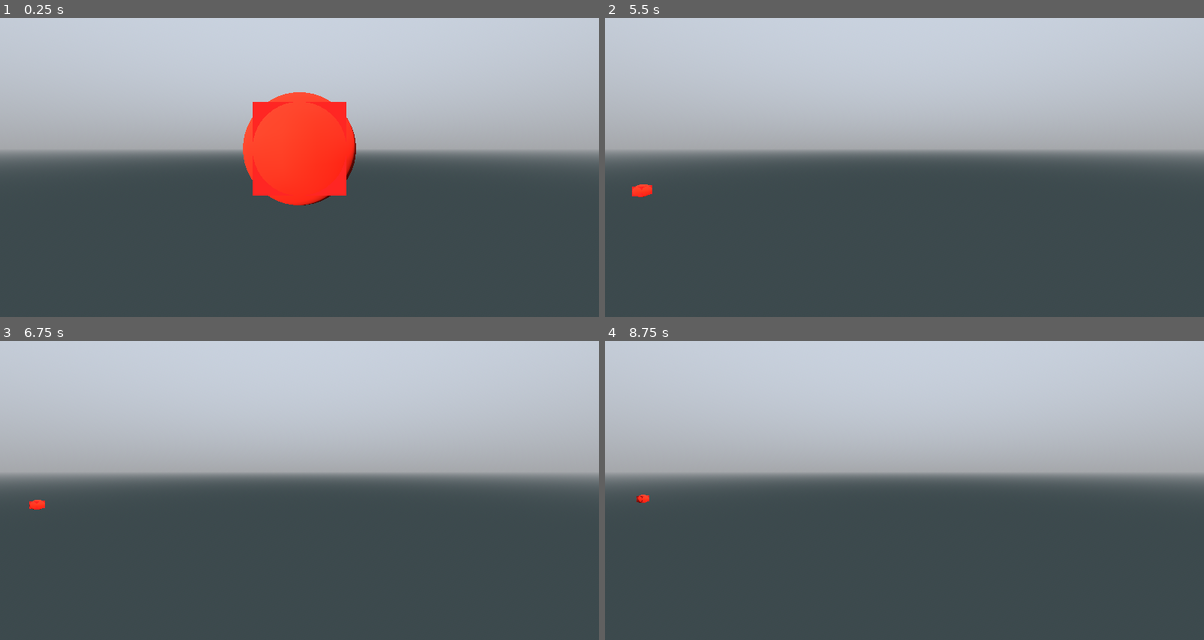
Above: before the commit, frames 1-4 (two rows, left to right).
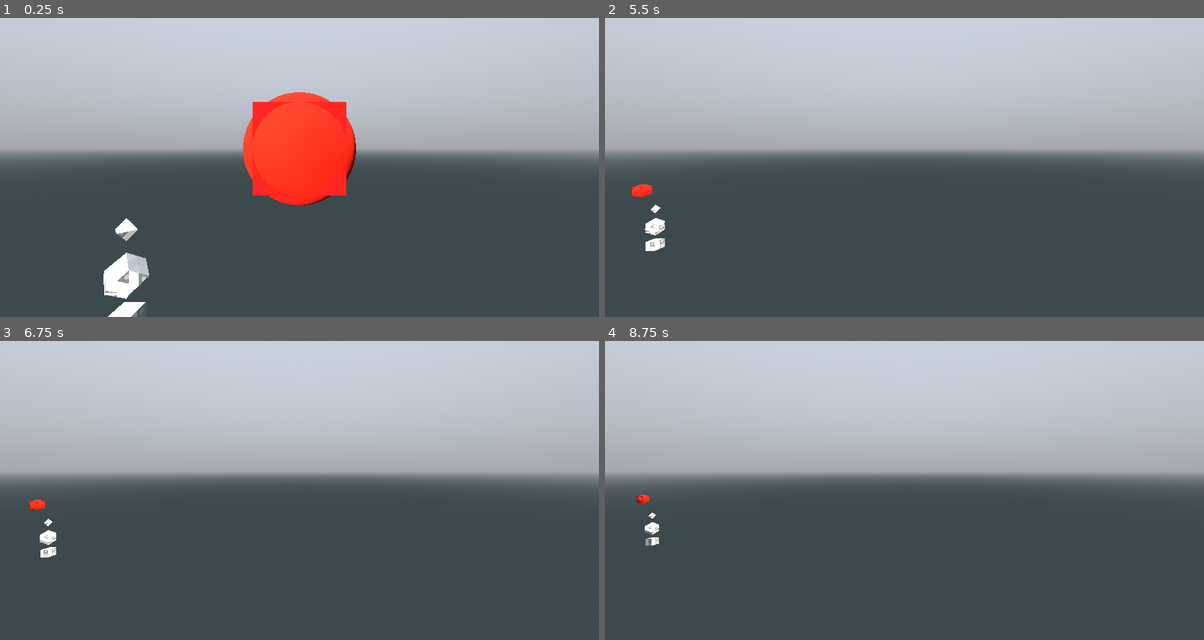
Above: after the commit, the same moments.

Repository: pixerhp/Hatchetflair
Game: Godot game, scene res://topscenes/gameplay_topscene.tscn
Same seed, same stepped clock (60 frames per second), same inputs: the game is played once before the commit and once after it.
Inputs (mouse positions are in pixels of both pictures, inside the frame that each line leads up to):
- Up to frame 1 (0.25 s): no input
- Up to frame 2 (5.5 s): tap Enter at 0.5, 2, 3.5 s; move the mouse to (1036, 131) at 0.52 s; hold D (move_right) 0.53-1.28 s; hold Shift (speed_faster) 0.53-1.28 s; click (1036, 131) at 0.67 s; tap Space (move_jump_up) at 1.25, 2.75, 4.25 s; move the mouse to (784, 164) at 1.27 s; hold S (move_backwards) 1.28-2.03 s; tap Ctrl (speed_slower) at 1.35, 2.85, 4.35 s; move the mouse to (964, 74) at 2.02 s; hold D (move_right) 2.03-2.78 s; hold Shift (speed_faster) 2.03-2.78 s; move the mouse to (874, 215) at 2.77 s; hold W (move_forwards) 2.78-3.53 s; click (874, 215) at 2.92 s; move the mouse to (1084, 200) at 3.52 s; hold Shift (speed_faster) 3.53-4.28 s; hold A (move_left) 3.53-5.03 s; move the mouse to (724, 98) at 4.27 s; move the mouse to (934, 149) at 5.02 s; hold S (move_backwards) from 5.03 s (still down); hold Shift (speed_faster) from 5.03 s (still down); click (934, 149) at 5.17 s
- Up to frame 3 (6.75 s): move the mouse to (209, 388) at 5.77 s; release S (move_backwards) at 5.78 s; release Shift (speed_faster) at 5.78 s; hold D (move_right) 5.78-6.53 s; tap Ctrl (speed_slower) at 5.85 s; move the mouse to (431, 454) at 6.52 s; hold W (move_forwards) from 6.53 s (still down); hold Shift (speed_faster) from 6.53 s (still down)
- Up to frame 4 (8.75 s): move the mouse to (784, 487) at 7.27 s; release W (move_forwards) at 7.28 s; release Shift (speed_faster) at 7.28 s; hold D (move_right) 7.28-8.03 s; tap Ctrl (speed_slower) at 7.35 s; click (784, 487) at 7.42 s; move the mouse to (964, 397) at 8.02 s; hold S (move_backwards) from 8.03 s (still down); hold Shift (speed_faster) from 8.03 s (still down)

The runs differ from the first frame. In frame 1, 1.2% of the frame differs, in the area x 17-25%, y 66-100%; in frame 2, 0.3%; in frame 3, 0.2%; in frame 4, 0.1%.

Commit message:
Update tile meshing to fully utilize new shader
(Also, update the shader fragment code to utilize vertex coloring being multiplied to albedo texture color.)

Diff:
--- a/assets/substance_assets/subst_shader.gdshader
+++ b/assets/substance_assets/subst_shader.gdshader
@@ -17,9 +17,9 @@
 }
 
 void fragment() { // Called for every pixel the material is visible on.
-	vec4 color = texture(albedos_textures, vec3(UV.xy, albedos_index));
-	ALPHA = color.a;
-	ALBEDO = color.rgb;
+	vec4 albtex_color = texture(albedos_textures, vec3(UV.xy, albedos_index));
+	ALPHA = albtex_color.a;
+	ALBEDO = albtex_color.rgb * COLOR.rgb;
 	NORMAL_MAP = texture(normals_textures, vec3(-UV.xy, normals_index)).rgb;
 	vec4 special = texture(specials_textures, vec3(UV.xy, specials_index));
 	METALLIC = special.r;
--- a/scripts/autoloaded/tchunks_utils.gd
+++ b/scripts/autoloaded/tchunks_utils.gd
@@ -17,14 +17,14 @@
 	Vector3i(0, 0, -1), Vector3i(0, 0, 1),
 ]
 const ts_tess_cube_verts: PackedVector3Array = [
-	Vector3(0, 0, 0)-TCHUNK_HS,Vector3(0, 1, 0)-TCHUNK_HS,Vector3(0, 0, 1)-TCHUNK_HS,Vector3(0, 1, 1)-TCHUNK_HS,
-	Vector3(1, 0, 1)-TCHUNK_HS,Vector3(1, 1, 1)-TCHUNK_HS,Vector3(1, 0, 0)-TCHUNK_HS,Vector3(1, 1, 0)-TCHUNK_HS,
-
-	Vector3(1, 0, 0)-TCHUNK_HS,Vector3(0, 0, 0)-TCHUNK_HS,Vector3(1, 0, 1)-TCHUNK_HS,Vector3(0, 0, 1)-TCHUNK_HS,
-	Vector3(0, 1, 0)-TCHUNK_HS,Vector3(1, 1, 0)-TCHUNK_HS,Vector3(0, 1, 1)-TCHUNK_HS,Vector3(1, 1, 1)-TCHUNK_HS,
-
-	Vector3(1, 0, 0)-TCHUNK_HS,Vector3(1, 1, 0)-TCHUNK_HS,Vector3(0, 0, 0)-TCHUNK_HS,Vector3(0, 1, 0)-TCHUNK_HS,
-	Vector3(0, 0, 1)-TCHUNK_HS,Vector3(0, 1, 1)-TCHUNK_HS,Vector3(1, 0, 1)-TCHUNK_HS,Vector3(1, 1, 1)-TCHUNK_HS,
+	Vector3(0, 0, 0)-TCHUNK_HS, Vector3(0, 1, 0)-TCHUNK_HS, Vector3(0, 0, 1)-TCHUNK_HS, Vector3(0, 1, 1)-TCHUNK_HS,
+	Vector3(1, 0, 1)-TCHUNK_HS, Vector3(1, 1, 1)-TCHUNK_HS, Vector3(1, 0, 0)-TCHUNK_HS, Vector3(1, 1, 0)-TCHUNK_HS,
+
+	Vector3(1, 0, 0)-TCHUNK_HS, Vector3(0, 0, 0)-TCHUNK_HS, Vector3(1, 0, 1)-TCHUNK_HS, Vector3(0, 0, 1)-TCHUNK_HS,
+	Vector3(0, 1, 0)-TCHUNK_HS, Vector3(1, 1, 0)-TCHUNK_HS, Vector3(0, 1, 1)-TCHUNK_HS, Vector3(1, 1, 1)-TCHUNK_HS,
+
+	Vector3(1, 0, 0)-TCHUNK_HS, Vector3(1, 1, 0)-TCHUNK_HS, Vector3(0, 0, 0)-TCHUNK_HS, Vector3(0, 1, 0)-TCHUNK_HS,
+	Vector3(0, 0, 1)-TCHUNK_HS, Vector3(0, 1, 1)-TCHUNK_HS, Vector3(1, 0, 1)-TCHUNK_HS, Vector3(1, 1, 1)-TCHUNK_HS,
 ]
 # (Tesselated cube doesn't have norms because we can reuse index 0-5 of 'move' as them.)
 
--- a/scripts/tchunks_manager.gd
+++ b/scripts/tchunks_manager.gd
@@ -10,6 +10,7 @@
 	static var blank_tc27: Array[TChunk] = []
 
 	var tc_coords: Vector3i = Vector3i(0,0,0)
+	# var local_biome_data ?
 	var tile_shapes: PackedByteArray = []
 	var tile_substs: PackedInt32Array = []
 
@@ -67,6 +68,11 @@
 		tc_27[13] = self # Set self as center of the 3x3x3 chunks.
 		var surf_verts: PackedVector3Array = []
 		var surf_norms: PackedVector3Array = []
+		var surf_uvs: PackedVector2Array = []
+		var surf_colors: PackedColorArray = []
+		var surf_texinds_a: PackedByteArray = []
+		var surf_texinds_b: PackedByteArray = []
+
 		for i in range(TCU.TCHUNK_T):
 			match tile_shapes[i]:
 				TILE_SHAPE.NO_DATA:
@@ -74,45 +80,56 @@
 						str(tc_coords), " tile coords: ", t_xyz_from_i(i))
 					continue
 				TILE_SHAPE.EMPTY:
-					mesh_empty(t_xyz_from_i(i), tc_27, surf_verts, surf_norms)
+					mesh_empty(t_xyz_from_i(i), tc_27,
+					surf_verts, surf_norms, surf_uvs, surf_colors, surf_texinds_a, surf_texinds_b)
 				TILE_SHAPE.MARCH_ANG:
-					mesh_march_ang(t_xyz_from_i(i), tc_27, surf_verts, surf_norms)
+					mesh_march_ang(t_xyz_from_i(i), tc_27,
+					surf_verts, surf_norms, surf_uvs, surf_colors, surf_texinds_a, surf_texinds_b)
 				TILE_SHAPE.TESS_CUBE:
-					mesh_tess_cube(t_xyz_from_i(i), tc_27, surf_verts, surf_norms)
+					mesh_tess_cube(t_xyz_from_i(i), tc_27,
+					surf_verts, surf_norms, surf_uvs, surf_colors, surf_texinds_a, surf_texinds_b)
 				TILE_SHAPE.TESS_RHOMBDO:
-					mesh_tess_rhombdo(t_xyz_from_i(i), tc_27, surf_verts, surf_norms)
+					mesh_tess_rhombdo(t_xyz_from_i(i), tc_27,
+					surf_verts, surf_norms, surf_uvs, surf_colors, surf_texinds_a, surf_texinds_b)
+
+		print(surf_colors)
 
 		var mesh_surface: Array = []
 		mesh_surface.resize(Mesh.ARRAY_MAX)
 		mesh_surface[Mesh.ARRAY_VERTEX] = surf_verts
 		mesh_surface[Mesh.ARRAY_NORMAL] = surf_norms
-
-		## Give each triangle a random color, for testing/debug purposes.
-		#var surf_colors: PackedColorArray = []
-		#var color: Color
-		#for i in surf_verts.size():
-			#if i%3 == 0:
-				#color = Color.from_hsv(randf_range(0,1), 0.75, 1)
-			#surf_colors.append(color)
-		#mesh_surface[Mesh.ARRAY_COLOR] = surf_colors
-
-		var test_mat: ShaderMaterial = load("res://assets/substance_rendering/subst_mat.tres")
-		#test_mat.albedo_color = Color.WHITE
-		#test_mat.vertex_color_use_as_albedo = true
-		test_mat.set_shader_parameter("albedo_textures", ChemCraft.albedos_texarray)
-		test_mat.set_shader_parameter("normal_map_textures", ChemCraft.normals_texarray)
-		test_mat.set_shader_parameter("specials_textures", ChemCraft.specials_texarray)
-		if surf_verts.size() > 0:
+		mesh_surface[Mesh.ARRAY_TEX_UV] = surf_uvs
+		mesh_surface[Mesh.ARRAY_COLOR] = surf_colors
+		mesh_surface[Mesh.ARRAY_CUSTOM0] = surf_texinds_a
+		mesh_surface[Mesh.ARRAY_CUSTOM1] = surf_texinds_b
+
+		var shader_material: ShaderMaterial = load("res://assets/substance_assets/subst_mat.tres")
+		#shader_material.vertex_color_use_as_albedo = true
+		shader_material.set_shader_parameter("albedos_textures", ChemCraft.albedos_texarray)
+		shader_material.set_shader_parameter("normals_textures", ChemCraft.normals_texarray)
+		shader_material.set_shader_parameter("specials_textures", ChemCraft.specials_texarray)
+
+		var format = (
+			Mesh.ARRAY_CUSTOM0 | Mesh.ARRAY_CUSTOM_RGBA8_UNORM |
+			Mesh.ARRAY_CUSTOM1 | Mesh.ARRAY_CUSTOM_RGBA8_UNORM
+		)
+
+		if not surf_verts.is_empty():
 			array_mesh.add_surface_from_arrays(
 				Mesh.PRIMITIVE_TRIANGLES,
 				mesh_surface,
-			)
-			array_mesh.surface_set_material(0, test_mat)
+				[],
+				{},
+				format,)
+			array_mesh.surface_set_material(0, shader_material)
+
 		mesh_instance_node.mesh = array_mesh
 
 	func mesh_empty(
 		pos: Vector3i, tc_27: Array[TChunk],
 		verts_ref: PackedVector3Array, norms_ref: PackedVector3Array,
+		uvs_ref: PackedVector2Array, colors_ref: PackedColorArray,
+		texinds_a_ref: PackedByteArray, texinds_b_ref: PackedByteArray,
 	):
 		# Check for and conditionally attempt to mesh marching cube sections.
 		var neighbor_shapes: PackedByteArray = []
@@ -126,18 +143,24 @@
 				(neighbor_shapes[((i/2)%2)+2] == TILE_SHAPE.MARCH_ANG) or
 				(neighbor_shapes[((i/4)%2)+4] == TILE_SHAPE.MARCH_ANG)
 			):
-				mesh_march_ang_sect(pos, i, tc_27, verts_ref, norms_ref)
+				mesh_march_ang_sect(pos, i, tc_27,
+			verts_ref, norms_ref, uvs_ref, colors_ref, texinds_a_ref, texinds_b_ref)
 
 	func mesh_march_ang(
 		pos: Vector3i, tc_27: Array[TChunk],
 		verts_ref: PackedVector3Array, norms_ref: PackedVector3Array,
+		uvs_ref: PackedVector2Array, colors_ref: PackedColorArray,
+		texinds_a_ref: PackedByteArray, texinds_b_ref: PackedByteArray,
 	):
 		for section in range(8):
-			mesh_march_ang_sect(pos, section, tc_27, verts_ref, norms_ref)
+			mesh_march_ang_sect(pos, section, tc_27,
+			verts_ref, norms_ref, uvs_ref, colors_ref, texinds_a_ref, texinds_b_ref)
 
 	func mesh_march_ang_sect(
 		pos: Vector3i, sect: int, tc_27: Array[TChunk],
 		verts_ref: PackedVector3Array, norms_ref: PackedVector3Array,
+		uvs_ref: PackedVector2Array, colors_ref: PackedColorArray,
+		texinds_a_ref: PackedByteArray, texinds_b_ref: PackedByteArray,
 	):
 		var comb: int = 0b00000000
 		var move: Vector3i = Vector3i()
@@ -160,10 +183,15 @@
 				])))
 				norms_ref.append(norms_ref[norms_ref.size() - 1])
 				norms_ref.append(norms_ref[norms_ref.size() - 2])
+				uvs_ref.append_array([Vector2(0,0), Vector2(1,0), Vector2(0,1)])
+				mesh_append_substance_data(tc_27[13].tile_substs[t_i_from_xyz(pos)], 3,
+					colors_ref, texinds_a_ref, texinds_b_ref)
 
 	func mesh_tess_cube(
 		pos: Vector3i, tc_27: Array[TChunk],
 		verts_ref: PackedVector3Array, norms_ref: PackedVector3Array,
+		uvs_ref: PackedVector2Array, colors_ref: PackedColorArray,
+		texinds_a_ref: PackedByteArray, texinds_b_ref: PackedByteArray,
 	):
 		for j: int in range(6):
 			match tc_27[get_tc27_tchunk_i(pos, TCU.ts_tess_cube_move[j])
@@ -182,10 +210,16 @@
 				Vector3(TCU.ts_tess_cube_move[j]), Vector3(TCU.ts_tess_cube_move[j]),
 				Vector3(TCU.ts_tess_cube_move[j]), Vector3(TCU.ts_tess_cube_move[j]),
 				Vector3(TCU.ts_tess_cube_move[j]), Vector3(TCU.ts_tess_cube_move[j]),])
+			uvs_ref.append_array([Vector2(0,1), Vector2(0,0), Vector2(1,1),
+				Vector2(0,0), Vector2(1,0), Vector2(1,1)])
+			mesh_append_substance_data(tc_27[13].tile_substs[t_i_from_xyz(pos)], 6,
+				colors_ref, texinds_a_ref, texinds_b_ref)
 
 	func mesh_tess_rhombdo(
 		pos: Vector3i, tc_27: Array[TChunk],
 		verts_ref: PackedVector3Array, norms_ref: PackedVector3Array,
+		uvs_ref: PackedVector2Array, colors_ref: PackedColorArray,
+		texinds_a_ref: PackedByteArray, texinds_b_ref: PackedByteArray,
 	):
 		var tri_cull_bits: int = 0b11
 		for j in range(12): # Check whether whole face should be culled:
@@ -226,19 +260,57 @@
 					norms_ref.append_array([
 						TCU.ts_tess_rhombdo_norms[j], TCU.ts_tess_rhombdo_norms[j],
 						TCU.ts_tess_rhombdo_norms[j],])
+					uvs_ref.append_array([Vector2(0,0), Vector2(1,0), Vector2(0,1)])
+					mesh_append_substance_data(tc_27[13].tile_substs[t_i_from_xyz(pos)], 3,
+						colors_ref, texinds_a_ref, texinds_b_ref)
 				0b11:
 					norms_ref.append_array([
 						TCU.ts_tess_rhombdo_norms[j], TCU.ts_tess_rhombdo_norms[j],
 						TCU.ts_tess_rhombdo_norms[j], TCU.ts_tess_rhombdo_norms[j],
 						TCU.ts_tess_rhombdo_norms[j], TCU.ts_tess_rhombdo_norms[j],])
+					uvs_ref.append_array([Vector2(0,0), Vector2(1,0), Vector2(0,1)])
+					uvs_ref.append_array([Vector2(0,0), Vector2(1,0), Vector2(0,1)])
+					mesh_append_substance_data(tc_27[13].tile_substs[t_i_from_xyz(pos)], 6,
+						colors_ref, texinds_a_ref, texinds_b_ref)
+
+	func mesh_append_substance_data(
+		subst_ind: int, num_of_verts_with_same_data: int,
+		colors_ref: PackedColorArray,
+		texinds_a_ref: PackedByteArray, texinds_b_ref: PackedByteArray,
+	):
+		colors_ref.append(ChemCraft.SUBSTANCES[subst_ind].vert_color)
+		texinds_a_ref.append((ChemCraft.SUBSTANCES[subst_ind].albedo_ind & 0b111111110000000000000000) >> 16)
+		texinds_a_ref.append((ChemCraft.SUBSTANCES[subst_ind].albedo_ind & 0b000000001111111100000000) >> 8)
+		texinds_a_ref.append(ChemCraft.SUBSTANCES[subst_ind].albedo_ind & 0b000000000000000011111111)
+		texinds_b_ref.append((ChemCraft.SUBSTANCES[subst_ind].normal_ind & 0b111111110000000000000000) >> 16)
+		texinds_b_ref.append((ChemCraft.SUBSTANCES[subst_ind].normal_ind & 0b000000001111111100000000) >> 8)
+		texinds_b_ref.append(ChemCraft.SUBSTANCES[subst_ind].normal_ind & 0b000000000000000011111111)
+		texinds_a_ref.append((ChemCraft.SUBSTANCES[subst_ind].special_ind & 0b000000001111111100000000) >> 8)
+		texinds_b_ref.append(ChemCraft.SUBSTANCES[subst_ind].special_ind & 0b000000000000000011111111)
+
+		# Copy the data for each additional vertex which needs to use the same data:
+		for i in range(0, num_of_verts_with_same_data - 1, 1):
+			colors_ref.append(colors_ref[colors_ref.size() - 1])
+			texinds_a_ref.append_array([
+				texinds_a_ref[texinds_a_ref.size() - 4], texinds_a_ref[texinds_a_ref.size() - 3],
+				texinds_a_ref[texinds_a_ref.size() - 2], texinds_a_ref[texinds_a_ref.size() - 1]])
+			texinds_b_ref.append_array([
+				texinds_b_ref[texinds_b_ref.size() - 4], texinds_b_ref[texinds_b_ref.size() - 3],
+				texinds_b_ref[texinds_b_ref.size() - 2], texinds_b_ref[texinds_b_ref.size() - 1]])
 
 func _init():
 	TChunk.blank_tc27.resize(27)
 	TChunk.blank_tc27.fill(TChunk.new())
 
 func _ready():
-	#var test_chunk: TChunk = TChunk.new()
-	#test_chunk.tile_shapes.fill(TILE_SHAPE.EMPTY)
+	var test_chunk: TChunk = TChunk.new()
+	test_chunk.tile_shapes.fill(TILE_SHAPE.EMPTY)
+	test_chunk.tile_substs.fill(ChemCraft.subst_name_to_i.get("test", 0))
+
+	test_chunk.tile_shapes[0] = TILE_SHAPE.TESS_CUBE
+	test_chunk.tile_shapes[32] = TILE_SHAPE.TESS_RHOMBDO
+	test_chunk.tile_shapes[64] = TILE_SHAPE.MARCH_ANG
+
 	#test_chunk.randomize_tiles()
 
 	#var test_placements: Array[Vector3i] = [
@@ -253,8 +325,8 @@
 		#test_chunk.tile_shapes[pos.x + (16*pos.y) + (256*pos.z)] = TILE_SHAPE.MARCH_ANG
 
 
-	#test_chunk.generate_mesh()
-	#add_child(test_chunk.mesh_instance_node)
+	test_chunk.generate_mesh()
+	add_child(test_chunk.mesh_instance_node)
 
 	#generate_test_mesh()
 	pass
@@ -273,6 +345,10 @@
 		Vector3(0,1,0), Vector3(0,1,0), Vector3(0,1,0),
 		Vector3(0,1,0), Vector3(0,1,0), Vector3(0,1,0),
 	])
+	mesh_surface[Mesh.ARRAY_COLOR] = PackedColorArray([
+		Color.BLUE, Color.BLUE, Color.BLUE,
+		Color.YELLOW, Color.YELLOW, Color.YELLOW,
+	])
 	mesh_surface[Mesh.ARRAY_TEX_UV] = PackedVector2Array([
 		Vector2(0,1), Vector2(0,0), Vector2(1,1),
 		Vector2(1,0), Vector2(1,1), Vector2(0,0),
@@ -296,7 +372,7 @@
 		0b00000000, 0b00000000, 0b00000000, 0b00000001,
 	])
 
-	var test_mat: ShaderMaterial = load("res://assets/substance_rendering/subst_mat.tres")
+	var test_mat: ShaderMaterial = load("res://assets/substance_assets/subst_mat.tres")
 	test_mat.set_shader_parameter("albedos_textures", ChemCraft.albedos_texarray)
 	test_mat.set_shader_parameter("normals_textures", ChemCraft.normals_texarray)
 	test_mat.set_shader_parameter("specials_textures", ChemCraft.specials_texarray)
Not shown, changed: assets/substance_assets/substances.csv.txt
